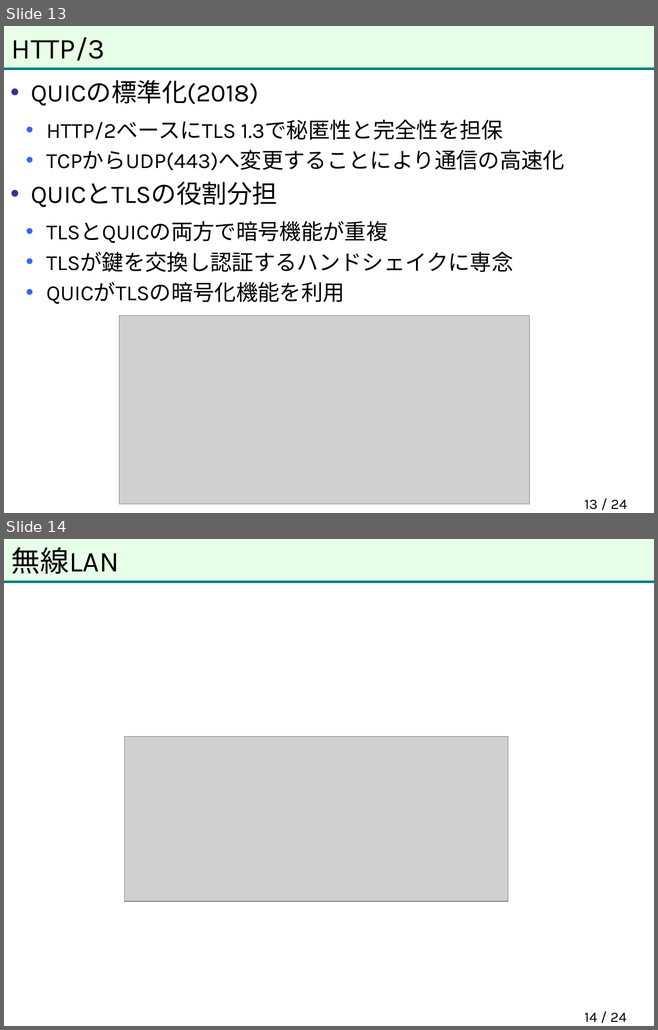
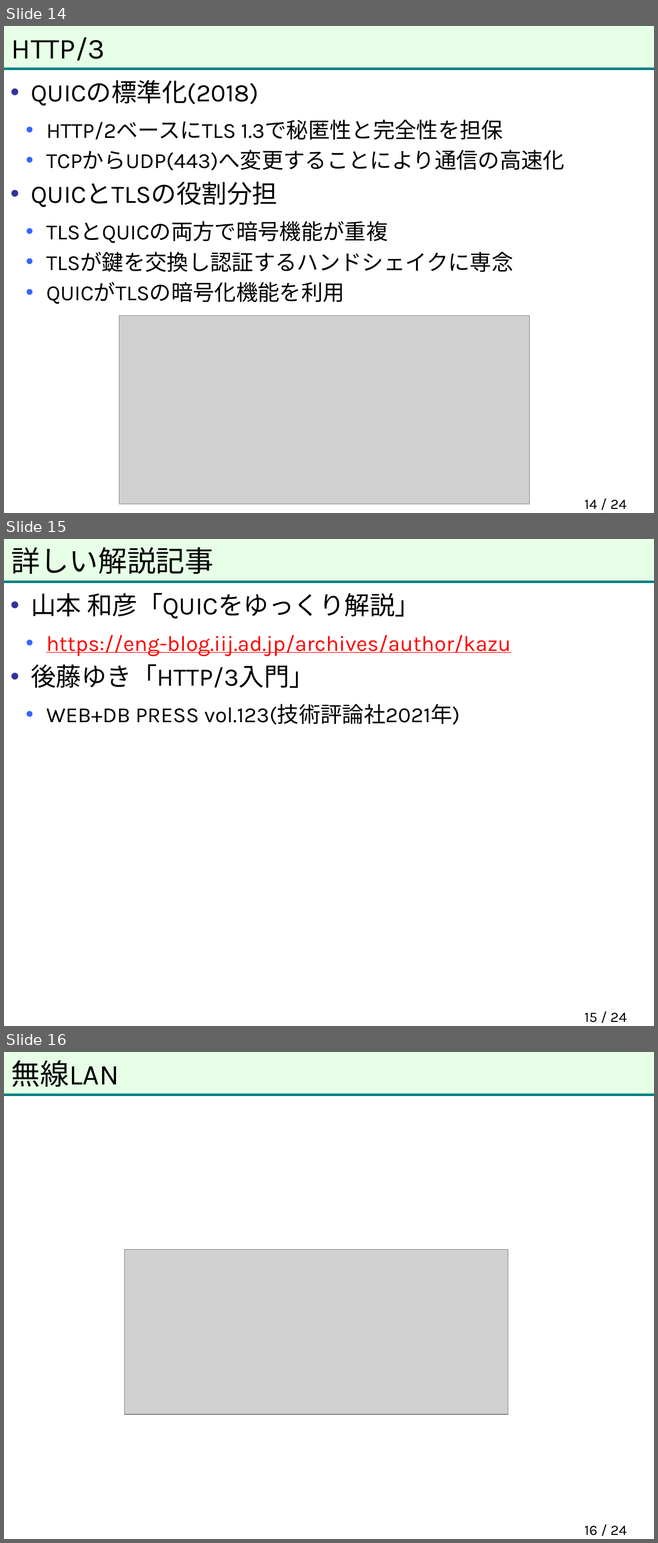
Before and after one commit to herumi/anninbon, a slide deck: lec/anninbon10.pptx. Shown one above the other, each under a label of ours: slides 13 and 14 before the commit, slides 14, 15 and 16 after it. The pictures are 658x1030 and 658x1543 pixels, drawn with LibreOffice and Linux fonts; fonts in the diff are those of the drawing; grey boxes stand for pictures; background and template pictures are left out. Boxes give left, top, right and bottom in pixels: in the first picture for what was removed or moved away, otherwise in the second. Text is boxed around its words. In the diff, an @@ line names an element or a change of style, - is before the commit and + after.

```diff
--- a/lec/anninbon10.pptx
+++ b/lec/anninbon10.pptx
@@ slide 15 added at (4, 539, 654, 1026), background #FFFFFF; not listed: 2 template elements that a slide beside it also shows @@
@@ title added at (12, 547, 214, 574), 32 pt, text #000000 @@
+詳しい解説記事
@@ text added at (31, 593, 511, 725), 24 pt, text #000000 @@
+• 山本 和彦「QUICをゆっくり解説」
+  • https://eng-blog.iij.ad.jp/archives/author/kazu
+• 後藤ゆき「HTTP/3入門」
+  • WEB+DB PRESS vol.123(技術評論社2021年)
@@ page number added at (584, 1013, 626, 1023), 16 pt, text #000000 @@
+15 / 24
@@ what was slide 13 is now slide 14 @@
@@ page number at (584, 500, 626, 509): text changed @@
-13 / 24
+14 / 24
@@ what was slide 14 is now slide 16 @@
@@ page number at (584, 1526, 626, 1536): text changed @@
-14 / 24
+16 / 24
```
Also in this commit, not shown: 1 other slide added.
